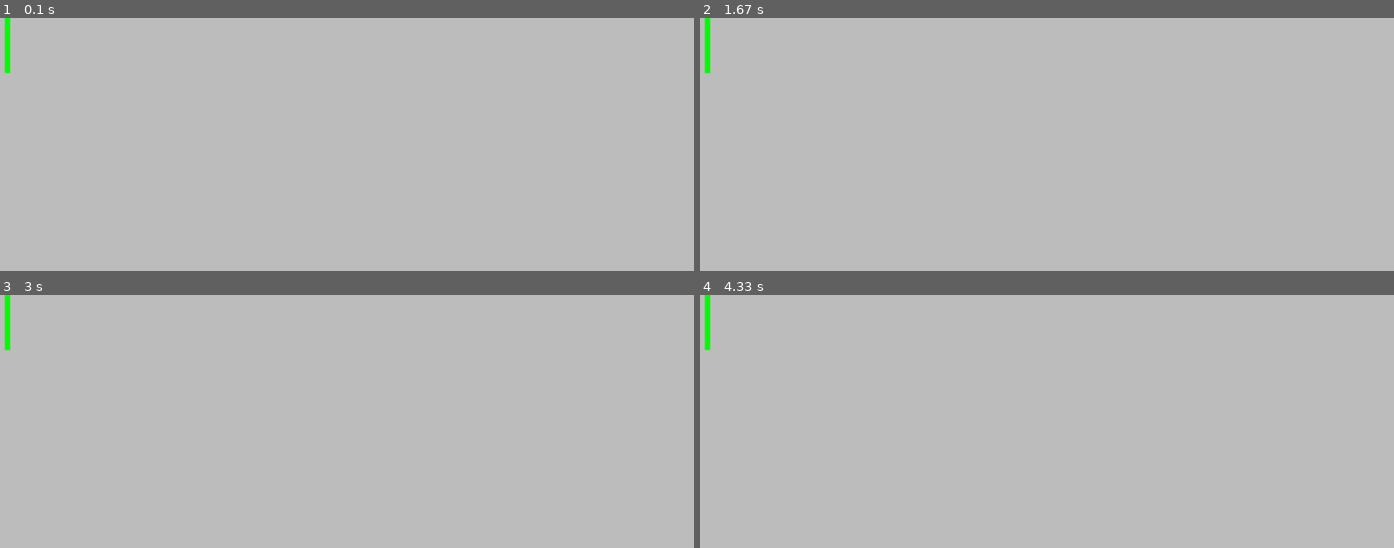
Above: before the commit, frames 1-4 (two rows, left to right).
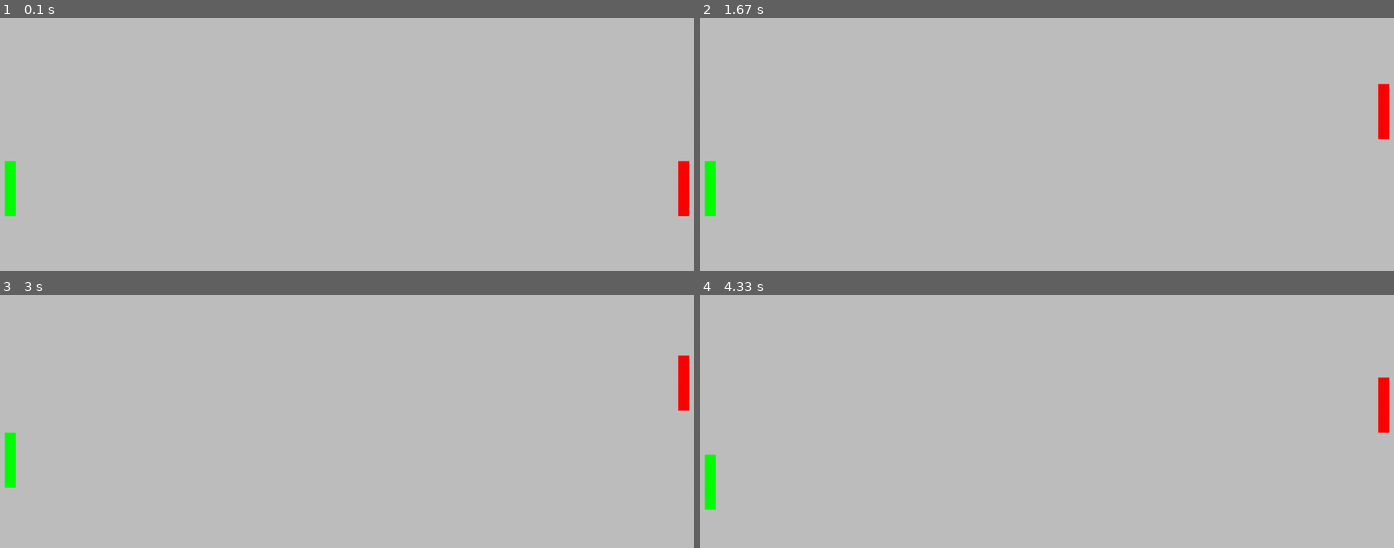
Above: after the commit, the same moments.

Repository: c0pson/Python_projects
Game: pygame game, started from pong/pong_game.py
Two runs of this game, one before a commit and one after it. Both use one fixed random seed, a clock stepped at 60 frames per second and the inputs below.
Inputs:
- Up to frame 1 (0.1 s): no input
- Up to frame 2 (1.67 s): hold Up 0.33-0.8 s; hold Down 0.83-1.13 s; hold S 0.83-1.13 s; hold Up 1.17-1.53 s; hold W 1.17-1.53 s; hold Down from 1.57 s (still down); hold S from 1.57 s (still down)
- Up to frame 3 (3 s): release Down at 1.93 s; release S at 1.93 s; hold Up 1.97-2.27 s; hold W 1.97-2.27 s; hold Down 2.3-2.6 s; hold S 2.3-2.6 s; hold Up from 2.63 s (still down); hold W from 2.63 s (still down)
- Up to frame 4 (4.33 s): release Up at 3 s; release W at 3 s; hold Down 3.03-3.4 s; hold S 3.03-3.4 s; hold Up 3.43-3.73 s; hold W 3.43-3.73 s; hold Down 3.77-4.07 s; hold S 3.77-4.07 s; hold Up from 4.1 s (still down); hold W from 4.1 s (still down)

The runs differ from the first frame. In frame 1, 0.9% of the frame differs, in the area x 0-100%, y 0-79%; in frame 2, 0.9%; in frame 3, 0.9%; in frame 4, 0.9%, in the area x 0-100%, y 0-85%.

Commit message:
understanding classes and basics of pygame

Diff:
--- a/pong/pong_game.py
+++ b/pong/pong_game.py
@@ -2,9 +2,10 @@
 
 pygame.init()
 
-SCREEN_SIZE = (1280, 720)
-screen = pygame.display.set_mode(SCREEN_SIZE)
-
+WIDTH, HEIGHT = 1280, 720
+screen = pygame.display.set_mode((WIDTH, HEIGHT))
+clock = pygame.time.Clock()
+FPS = 30
 
 class Player:
     def __init__(self, pos_x, pos_y, width, height, speed, color):
@@ -21,25 +22,46 @@
     def display(self):
         self.player = pygame.draw.rect(screen, self.color, self.player_rect)
 
-    def update(self):
-        ...
+    def update(self, direction):
+        self.pos_y = self.pos_y + self.speed * direction
+        self.player_rect = (self.pos_x, self.pos_y, self.width, self.height)
 
 class Ball:
     ...
 
 def main():
     running = True
-
-    player_1 = Player(20, 0, 10, 100, 10, 'green')
-
+    player_1 = Player(20, HEIGHT//2-100, 20, 100, 10, 'green')
+    player_2 = Player(WIDTH - 40, HEIGHT//2-100, 20, 100, 10, 'red')
+    player_1_direction = 0
+    player_2_direction = 0
     while running:
+        screen.fill('gray')
         for event in pygame.event.get():
             if event.type == pygame.QUIT:
                 running = False
-        screen.fill('gray')
+            if event.type == pygame.KEYDOWN:
+                if event.key == pygame.K_UP:
+                    player_2_direction = -1
+                if event.key == pygame.K_DOWN:
+                    player_2_direction = 1
+                if event.key == pygame.K_w:
+                    player_1_direction = -1
+                if event.key == pygame.K_s:
+                    player_1_direction = 1
+
+            if event.type == pygame.KEYUP:
+                if event.key == pygame.K_UP or event.key == pygame.K_DOWN:
+                    player_2_direction = 0
+                if event.key == pygame.K_w or event.key == pygame.K_s:
+                    player_1_direction = 0
+
+        player_1.update(player_1_direction)
+        player_2.update(player_2_direction)
 
         player_1.display()
+        player_2.display()
 
-        pygame.display.flip()
-
+        clock.tick(FPS)
+        pygame.display.update()
 main()
